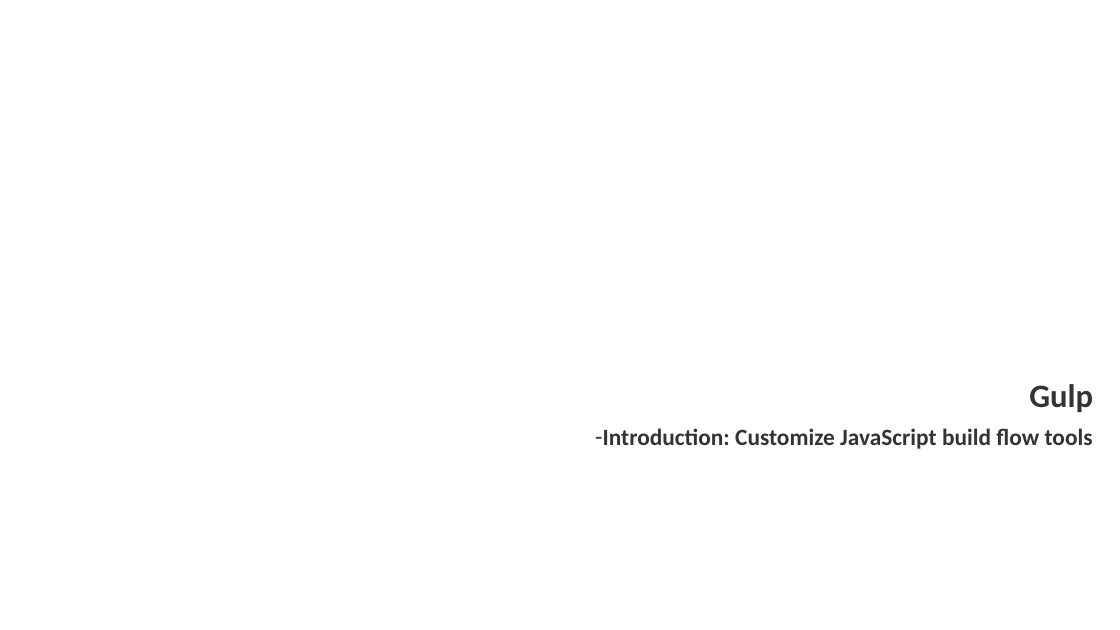
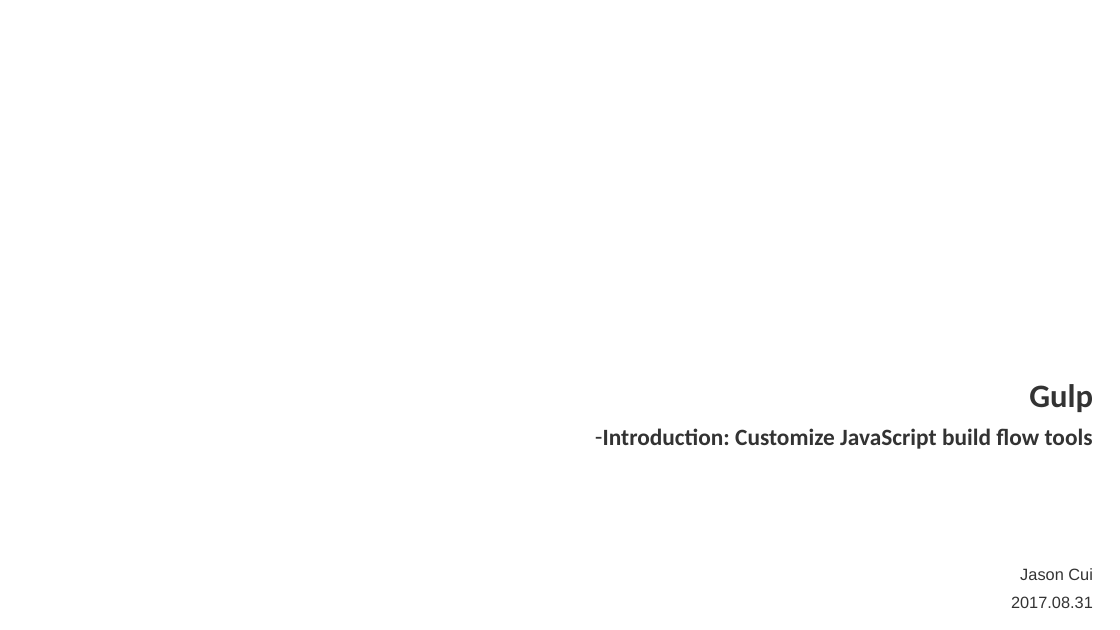
Before and after one commit to WenhaoXu/full-stack-web-course, a slide deck: slide 1 of engineering/2017/materials/ppt/gulp.pptx. Drawn at 1120x630 pixels with LibreOffice and Linux fonts; fonts in the diff are those of the drawing; background and template pictures are left out. Boxes give left, top, right and bottom in pixels: in the first picture for what was removed or moved away, otherwise in the second. Text is boxed around its words. In the diff, an @@ line names an element or a change of style, - is before the commit and + after.

```diff
--- a/engineering/2017/materials/ppt/gulp.pptx
+++ b/engineering/2017/materials/ppt/gulp.pptx
@@ text added at (1020,568,1093,580), 14 pt, text #333333 @@
+Jason Cui
@@ text added at (1011,596,1093,608), 14 pt, text #333333 @@
+2017.08.31
```
Also in this commit, not shown: 3 other files.
